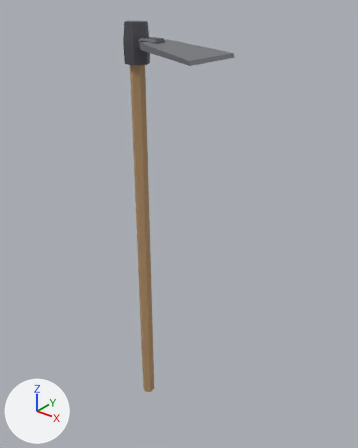
The glTF model assets/models/buildings/tool_hoe.glb as it was, and as the next commit left it.
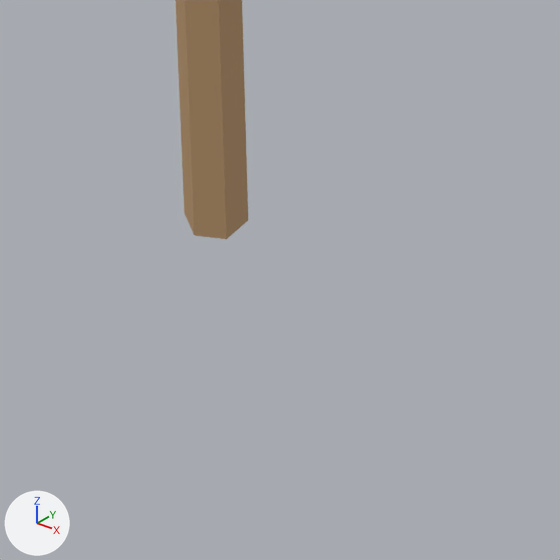
There are two pictures of each version: one whole from a 50 mm camera at (1.094, -1.163, 1.122) aimed at (0.101, 0.078, 0.353), one close up on the part from 31% to 58% of the width and 78% to 100% of the height. Every picture has the same lights, and +X, +Y and +Z are marked at lower left. The last two pictures show the newer version. Vertices at exactly the same position are counted once.

Names of what the first close-up shows: 'Tool'.
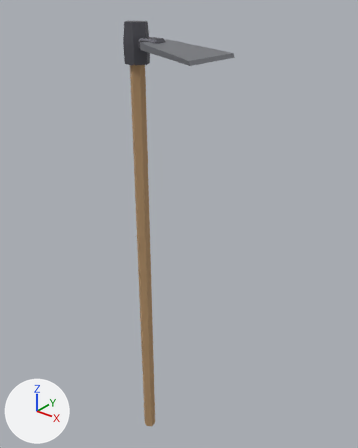
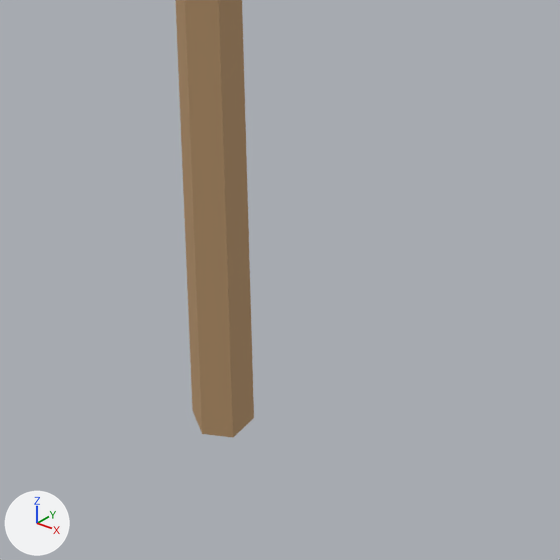
The newer file is also turned or shifted as a whole; pictures and numbers use the older file's frame.

Where the change shows, as pixel boxes (x1, y1, x2, y2) in the close-ups (560 x 560 px):
'Tool', reshaped: before (175, 0, 248, 239); after (175, 0, 254, 438)

What the commit changed:
me_tool is used by ob_tool; location (0.0, 0.0, 0.0).
Before the commit, vertices of me_tool: 0 (0.0, 0.024, -0.42), 2 (0.021, 0.012, -0.42) at pixel (248, 220), 4 (0.021, -0.012, -0.42) at pixel (226, 239), 6 (0.0, -0.024, -0.42) at pixel (194, 235), 8 (-0.021, -0.012, -0.42) at pixel (184, 213).
Before the commit, vertices of me_tool: 10 (-0.021, 0.012, -0.42).
me_tool had 62 vertices, 108 faces and spanned x -0.042..0.285, y -0.105..0.105, z -0.42..1.02.
me_tool now has 62 vertices, 108 faces and spans x -0.042..0.285, y -0.105..0.105, z -0.62..1.02.
Part 1, on me_tool:
Vertices 0, 2, 4, 6, 8, 10 of me_tool move by (0.0, 0.0, -0.2).
